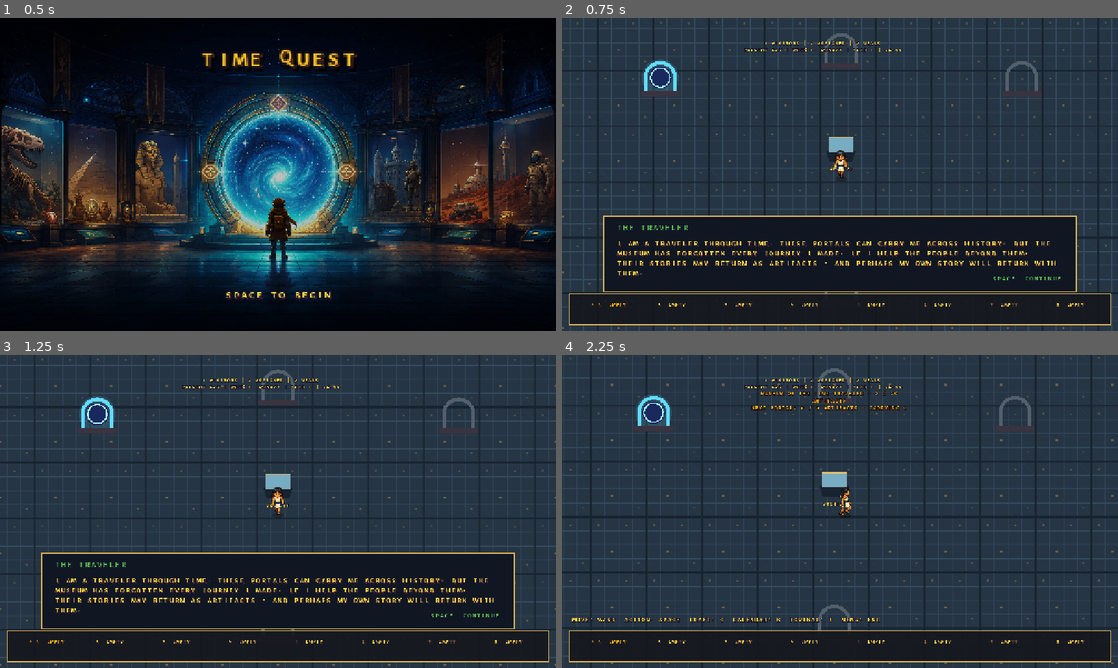
Above: before the commit, frames 1-4 (two rows, left to right).
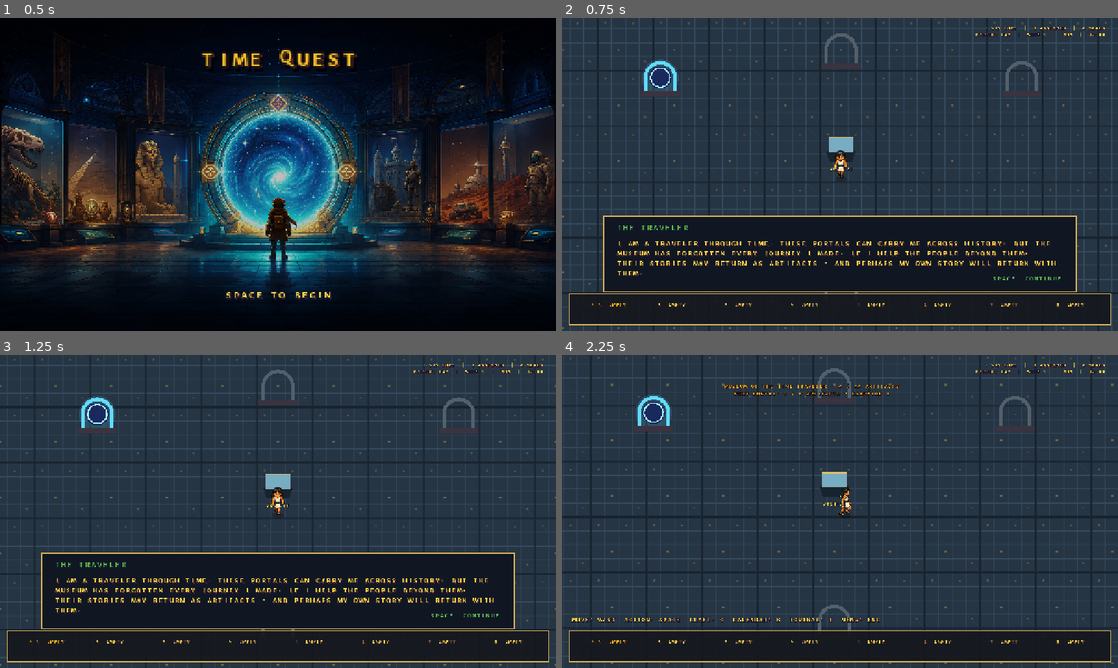
Above: after the commit, the same moments.

Repository: danisanchezcrespo/stardew
Game: Godot game, scene res://main.tscn
Two runs of this game, one before a commit and one after it. Both use one fixed random seed, a clock stepped at 60 frames per second and the inputs below.
Inputs (mouse positions are in pixels of both pictures, inside the frame that each line leads up to):
- Up to frame 1 (0.5 s): no input
- Up to frame 2 (0.75 s): tap Enter at 0.5 s; move the mouse to (962, 158) at 0.52 s; hold D (move_right) from 0.53 s (still down); hold Space (craft_confirm) from 0.53 s (still down); click (962, 158) at 0.67 s
- Up to frame 3 (1.25 s): keep holding D (move_right); keep holding Space (craft_confirm)
- Up to frame 4 (2.25 s): move the mouse to (728, 527) at 1.27 s; release D (move_right) at 1.28 s; release Space (craft_confirm) at 1.28 s; hold S (menu_down) 1.28-2.03 s; tap Tab (next_villager) at 1.35 s; tap Space (craft_confirm) at 2 s; move the mouse to (895, 442) at 2.02 s; hold D (move_right) from 2.03 s (still down); hold B (open_calendar) from 2.03 s (still down)

Frame 1 is identical in both runs. In frame 2, 0.5% of the frame differs, in the area x 32-98%, y 2-11%; in frame 3, 0.5%; in frame 4, 1.1%, in the area x 29-98%, y 2-18%.

Commit message:
Separate HUD status and contain panel actions

Diff:
--- a/godot/gameplay/main_game.gd
+++ b/godot/gameplay/main_game.gd
@@ -764,15 +764,15 @@
 	position_label.visible = false
 	layer.add_child(position_label)
 	population_label = Label.new()
-	population_label.position = Vector2(390, 52)
-	population_label.size = Vector2(420, 58)
-	population_label.horizontal_alignment = HORIZONTAL_ALIGNMENT_CENTER
+	population_label.position = Vector2(840, 18)
+	population_label.size = Vector2(410, 82)
+	population_label.horizontal_alignment = HORIZONTAL_ALIGNMENT_RIGHT
 	population_label.autowrap_mode = TextServer.AUTOWRAP_WORD_SMART
-	population_label.add_theme_font_size_override("font_size", 13)
+	population_label.add_theme_font_size_override("font_size", 12)
 	layer.add_child(population_label)
 	objective_label = Label.new()
-	objective_label.position = Vector2(420, 82)
-	objective_label.size = Vector2(390, 78)
+	objective_label.position = Vector2(340, 66)
+	objective_label.size = Vector2(470, 96)
 	objective_label.horizontal_alignment = HORIZONTAL_ALIGNMENT_CENTER
 	objective_label.autowrap_mode = TextServer.AUTOWRAP_WORD_SMART
 	objective_label.add_theme_font_size_override("font_size", 14)
@@ -1313,7 +1313,7 @@
 
 func _update_living_hud() -> void:
 	if not living_timeline.enabled or living_energy_label == null: return
-	living_energy_label.text = "ENERGY %d / %d  |  %s  |  J JOURNAL  N SLEEP" % [roundi(living_timeline.player_energy), roundi(living_timeline.max_energy), living_timeline.weather.to_upper()]
+	living_energy_label.text = "ENERGY %d / %d  |  %s" % [roundi(living_timeline.player_energy), roundi(living_timeline.max_energy), living_timeline.weather.to_upper()]
 
 
 func set_living_open(value: bool) -> void:
@@ -1870,6 +1870,7 @@
 	machine_status_label = Label.new()
 	machine_status_label.position = Vector2(28, 72)
 	machine_status_label.size = Vector2(248, 205)
+	machine_status_label.autowrap_mode = TextServer.AUTOWRAP_WORD_SMART
 	machine_status_label.add_theme_font_size_override("font_size", 16)
 	machine_status_label.add_theme_color_override("font_color", Color("#3b281b"))
 	machine_panel.add_child(machine_status_label)
@@ -3599,17 +3600,17 @@
 				var recipe: Dictionary = machine.recipe_catalog[recipe_index]
 				var unlocked: bool = machine.recipe_is_unlocked(recipe_index)
 				var recipe_button := Button.new(); recipe_button.text = (("> " if recipe_index == machine.active_recipe_index else  …(198 unchanged characters)…
-				recipe_button.custom_minimum_size = Vector2(334, 54); recipe_button.autowrap_mode = TextServer.AUTOWRAP_WORD_SMART; recipe_button.add_theme_font_override("font", GameThemeType.PIXEL); recipe_button.disabled = machine.is_r …(144 unchanged characters)…
+				_configure_machine_action_button(recipe_button); recipe_button.disabled = machine.is_r …(144 unchanged characters)…
 		if machine.broken:
-			var repair_button := Button.new(); repair_button.text = "REPAIR  %s x2  (you have %d)" % [repair_label, inventory.count(scenario.repair_item_id)]
-			repair_button.text = repair_button.text.to_upper(); repair_button.add_theme_font_override("font", GameThemeType.PIXEL); repair_button.pressed.connect(_machine_put_item.bind(scenario.repair_item_id)); machine_action_list.add_child(repair_button)
+			var repair_button := Button.new(); repair_button.text = "REPAIR\n%s x2  |  CARRIED %d" % [repair_label, inventory.count(scenario.repair_item_id)]
+			_configure_machine_action_button(repair_button); repair_button.pressed.connect(_machine_put_item.bind(scenario.repair_item_id)); machine_action_list.add_child(repair_button)
 		else:
 			for item_id: String in machine.recipe_inputs:
-				var input_button := Button.new(); input_button.text = "PUT  %s  (%d carried / %d loaded)" % [item_registry.get_item(item_id).label, inventory.count(item_id), machine.input_inventory.count(item_id)]
-				input_button.text = input_button.text.to_upper(); input_button.add_theme_font_override("font", GameThemeType.PIXEL); input_button.pressed.connect(_machine_put_item.bind(item_id)); machine_action_list.add_child(input_button)
+				var input_button := Button.new(); input_button.text = "LOAD %s\nCARRIED %d  |  LOADED %d" % [item_registry.get_item(item_id).label, inventory.count(item_id), machine.input_inventory.count(item_id)]
+				_configure_machine_action_button(input_button); input_button.pressed.connect(_machine_put_item.bind(item_id)); machine_action_list.add_child(input_button)
 		for item_id: String in output_ids:
-			var output_button := Button.new(); output_button.text = "TAKE  %s x%d" % [item_registry.get_item(item_id).label, machine.output_inventory.count(item_id)]
-			output_button.text = output_button.text.to_upper(); output_button.add_theme_font_override("font", GameThemeType.PIXEL); output_button.pressed.connect(_machine_take_item.bind(item_id)); machine_action_list.add_child(output_button)
+			var output_button := Button.new(); output_button.text = "COLLECT %s\nREADY x%d" % [item_registry.get_item(item_id).label, machine.output_inventory.count(item_id)]
+			_configure_machine_action_button(output_button); output_button.pressed.connect(_machine_take_item.bind(item_id)); machine_action_list.add_child(output_button)
 	machine_worker_icon.visible = assigned_worker != null
 	machine_remove_worker_button.visible = assigned_worker != null
 	if assigned_worker != null:
@@ -3624,6 +3625,17 @@
 func _select_machine_recipe(index: int) -> void:
 	var machine: Variant = machines_by_entity_id.get(active_machine_id)
 	if machine != null and machine.select_recipe(index): _update_machine_panel()
+
+
+func _configure_machine_action_button(button: Button) -> void:
+	button.text = button.text.to_upper()
+	button.custom_minimum_size = Vector2(330, 58)
+	button.size_flags_horizontal = Control.SIZE_EXPAND_FILL
+	button.autowrap_mode = TextServer.AUTOWRAP_WORD_SMART
+	button.text_overrun_behavior = TextServer.OVERRUN_TRIM_ELLIPSIS
+	button.clip_text = true
+	button.add_theme_font_override("font", GameThemeType.PIXEL)
+	button.add_theme_font_size_override("font_size", 15)
 
 
 func _compact_machine_cost(cost: Dictionary) -> String:
@@ -4169,11 +4181,12 @@
 		var total_minutes := roundi(day_time_seconds / DAY_LENGTH_SECONDS * 24.0 * 60.0)
 		var people_word := str(scenario.terminology.get("people", "people"))
 		var event := active_environment_event()
-		var event_text := " | WARNING: %s" % str(event.label) if not event.is_empty() else ""
-		var happiness_text := ""
+		var event_text := "\nWARNING: %s" % str(event.label) if not event.is_empty() else ""
+		var joy_line := ""
 		if living_timeline.enabled and not villagers.is_empty():
-			var happiness := village_happiness_metrics(); happiness_text = " | Joy %d avg / %d low" % [roundi(happiness.average), roundi(happiness.minimum)]
-		population_label.text = "%d %s | %d assigned | %d meals%s\n%s | %02d:%02d%s" % [1 + villagers.size(), people_word, active, food, happiness_text, meta_progression.calendar_text(), (total_minutes / 60) % 24, total_minutes % 60, event_text]
+			var happiness := village_happiness_metrics(); joy_line = "\nJOY %d AVG  |  %d LOW" % [roundi(happiness.average), roundi(happiness.minimum)]
+		var calendar_line := "%s  |  WEEK %d  |  %s  |  %02d:%02d" % [meta_progression.season_name().to_upper(), meta_progression.week_of_season(), meta_progression.weekday_name().left(3).to_upper(), (total_minutes / 60) % 24, total_minutes % 60]
+		population_label.text = "%d %s  |  %d ASSIGNED  |  %d MEALS%s\n%s%s" % [1 + villagers.size(), people_word.to_upper(), active, food, joy_line, calendar_line, event_text]
 
 
 func _refresh_population_capacity() -> void:
--- a/godot/tests/test_diegetic_ux.gd
+++ b/godot/tests/test_diegetic_ux.gd
@@ -16,6 +16,9 @@
 	await process_frame; await process_frame
 	if game.splash_open: game._close_splash()
 	while game.dialogue_open: game._advance_dialogue()
+	_expect(game.population_label.position.x >= 830.0 and game.population_label.horizontal_alignment == HORIZONTAL_ALIGNMENT_RIGHT, "World status must occupy a dedicated right-aligned top-right region.", failures)
+	_expect(game.objective_label.position.x + game.objective_label.size.x < game.population_label.position.x, "The centered goal and top-right world status must never overlap.", failures)
+	_expect(not game.living_energy_label.text.contains("SLEEP") and not game.living_energy_label.text.contains("JOURNAL"), "The compact top-left status must not duplicate controls already shown below.", failures)
 	_expect(not InputMap.has_action("open_tech_tree") and not InputMap.has_action("sleep_day"), "Technology and sleep must not expose global shortcut actions.", failures)
 	var university_id := _place_and_complete(game, "university_plan", Vector2i(20, 12))
 	_expect(game.open_building_details(university_id) and game.building_context_button.visible, "The University must expose its study action in-world.", failures)
--- a/godot/tests/test_physical_machine.gd
+++ b/godot/tests/test_physical_machine.gd
@@ -55,7 +55,7 @@
 	game._update_machine_panel()
 	var take_button: Button = null
 	for control: Node in game.machine_action_list.get_children():
-		if control is Button and (control as Button).text.begins_with("TAKE"):
+		if control is Button and (control as Button).text.begins_with("COLLECT"):
 			take_button = control as Button
 	_expect(take_button != null and not take_button.disabled, "Broken machines must still expose a usable output collection button.", failures)
 	var carried_before: int = game.inventory.count("mud_bricks")
